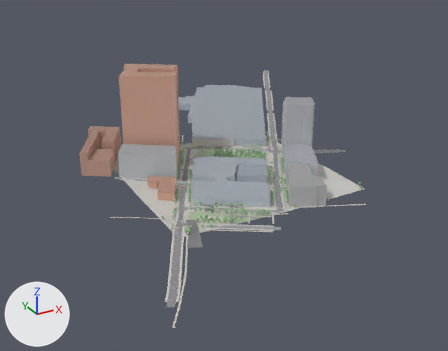
The glTF model game/world/tile_-3_0.glb: old version first, new version second.
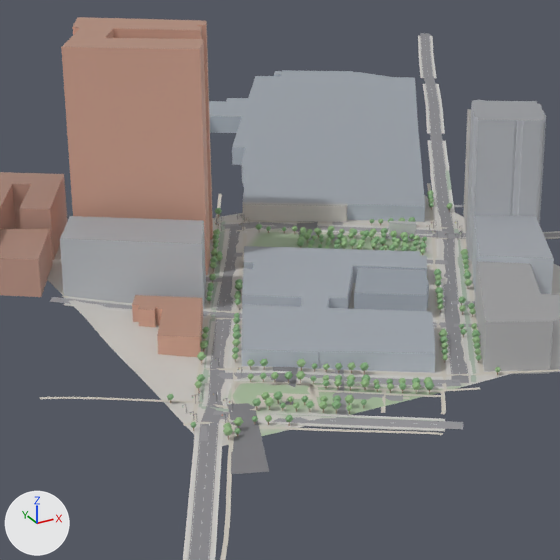
The first picture shows the older version from a camera (50 mm lens) standing at (-1005.0, -788.0, 330.0) and looking at (-606.0, -62.0, -33.0). The close-ups show the older and then the newer version on the part from 21% to 72% of the width and 16% to 81% of the height of that picture. Only the edits that show in the close-ups are written down. Every picture has the same lights, and +X, +Y and +Z are marked at lower left. Where no turn or scale is listed for an object, it has been applied to the vertices. Vertices at exactly the same position are counted once.

In view in the first close-up: 'buildings', 'paths', 'props', 'roads', 'sidewalks', 'terrain' and 1 more.
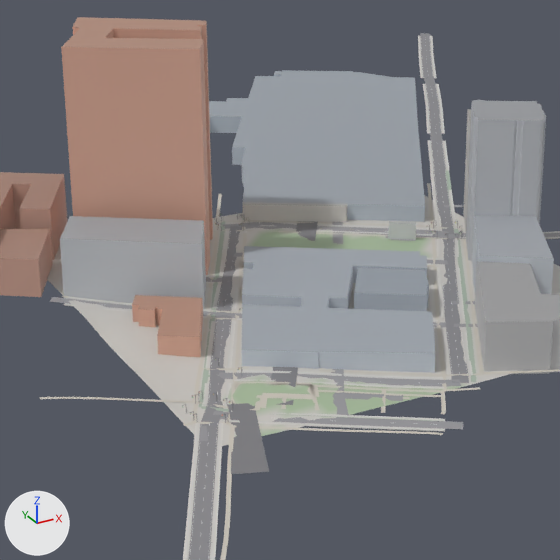
Boxes (x1, y1, x2, y2) around the edits, measured in the close-ups (560 x 560 px):
'props', reshaped: before (167, 190, 501, 440); after (182, 212, 463, 423)
part 1 of me_props, deleted: before (167, 190, 501, 440)

What the commit changed:
me_props is used by ob_props; location (0.0, 0.0, 0.0).
me_props had 7320 vertices, 11896 faces and spanned x -768.0..-511.0, y -257.0..1.0, z 0.0..9.0.
me_props now has 1824 vertices, 2736 faces and spans x -765.0..-526.0, y -238.0..-6.0, z 1.0..7.0.
me_props part 1: 458 loose pieces with 5496 vertices, spanning x -768.0..-511.0, y -257.0..1.0, z 0.0..9.0, are deleted.
